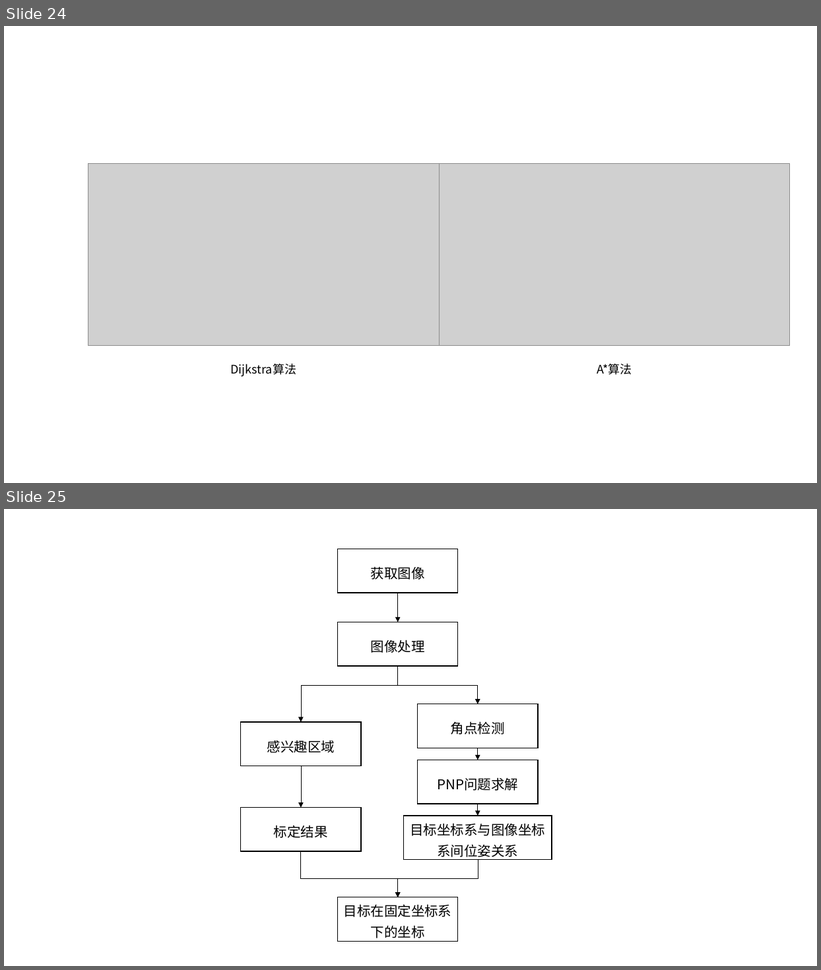
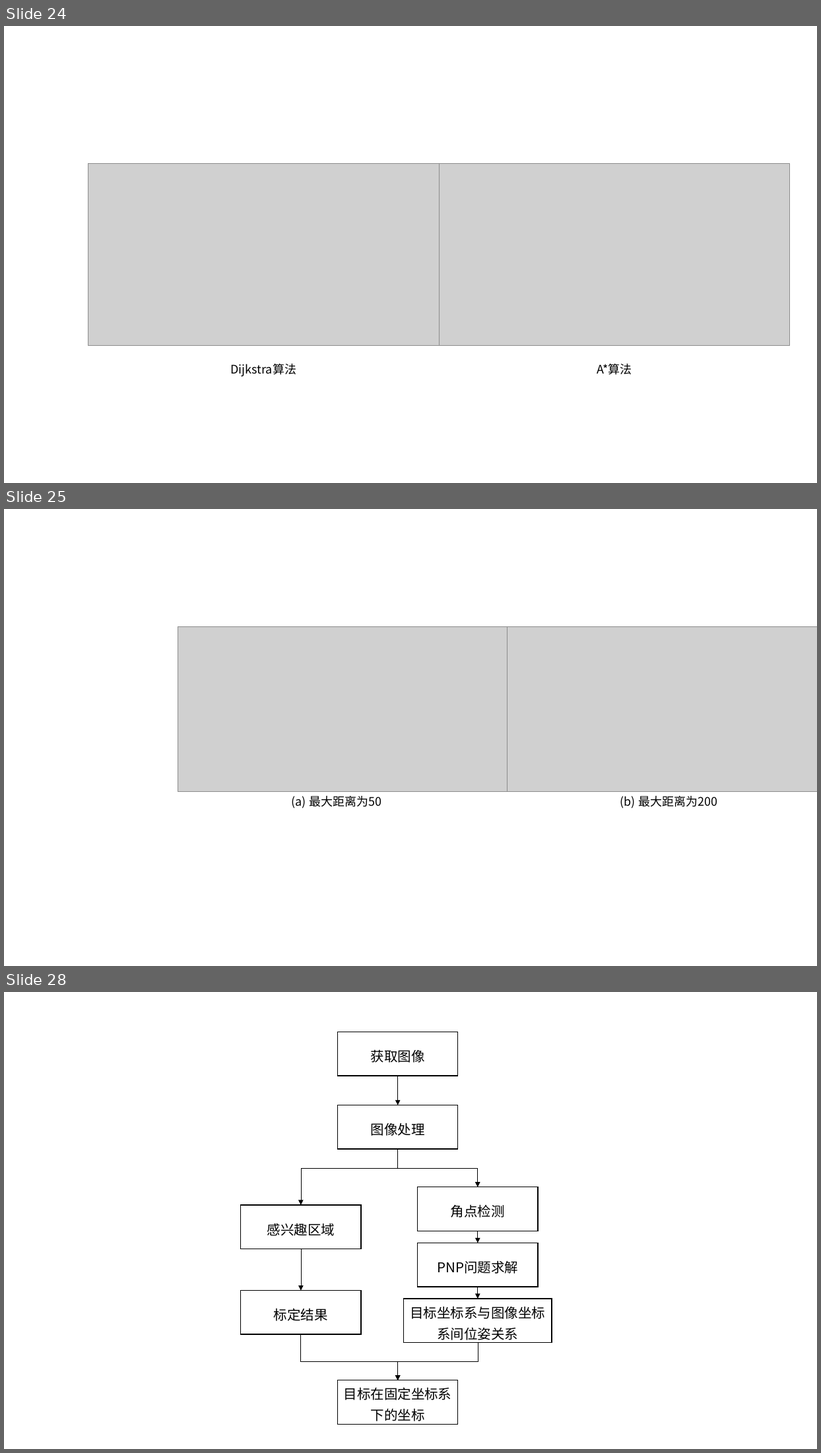
Before and after one commit to ghowoght/motion-planning, a slide deck: img/框图.pptx. Shown one above the other, each under a label of ours: slides 24 and 25 before the commit, slides 24, 25 and 28 after it; the slides between them are not shown. The pictures are 821x970 and 821x1453 pixels, drawn with LibreOffice and Linux fonts; fonts in the diff are those of the drawing; grey boxes stand for pictures. Boxes give left, top, right and bottom in pixels: in the first picture for what was removed or moved away, otherwise in the second. Text is boxed around its words. In the diff, an @@ line names an element or a change of style, - is before the commit and + after.

```diff
--- a/img/框图.pptx
+++ b/img/框图.pptx
@@ slide 25 added at (4,509,817,966), background #FFFFFF @@
@@ picture added at (178,626,507,791) @@
@@ picture added at (507,626,817,791) @@
@@ text added at (292,796,382,809), 14 pt, text #000000 @@
+(a) 最大距离为50
@@ text added at (620,796,717,809), 14 pt, text #000000 @@
+(b) 最大距离为200
@@ what was slide 25 is now slide 28 @@
```
Also in this commit, not shown: 2 other slides added, 43 other files.
